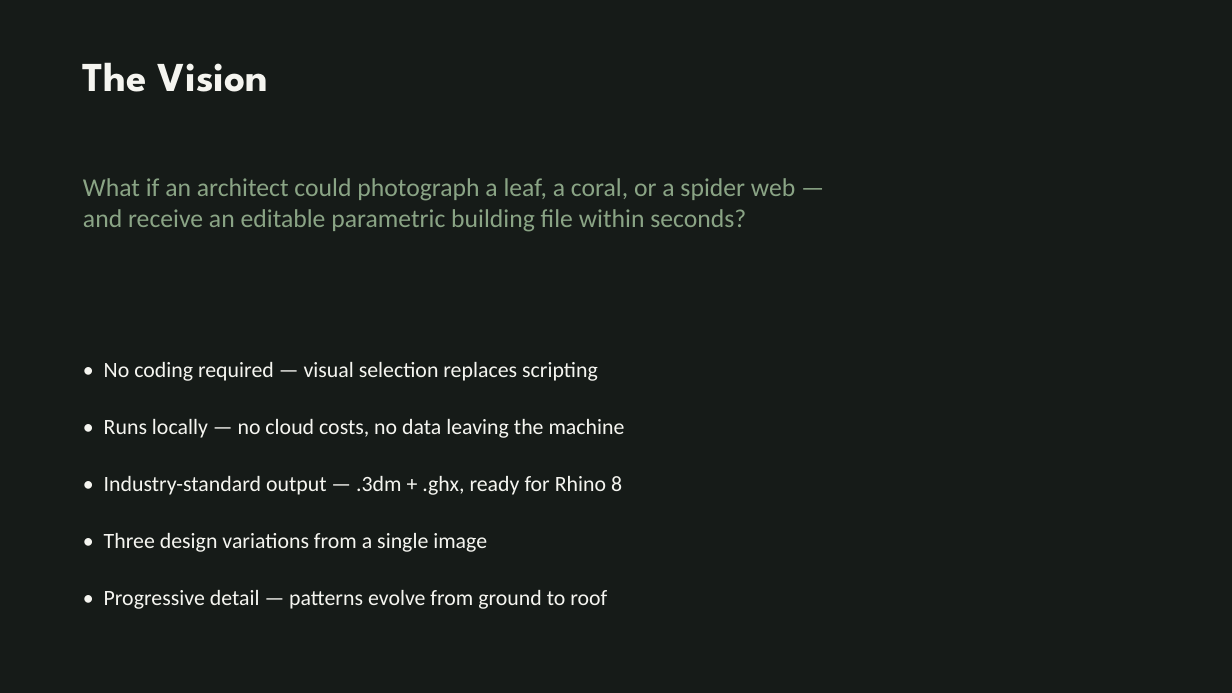
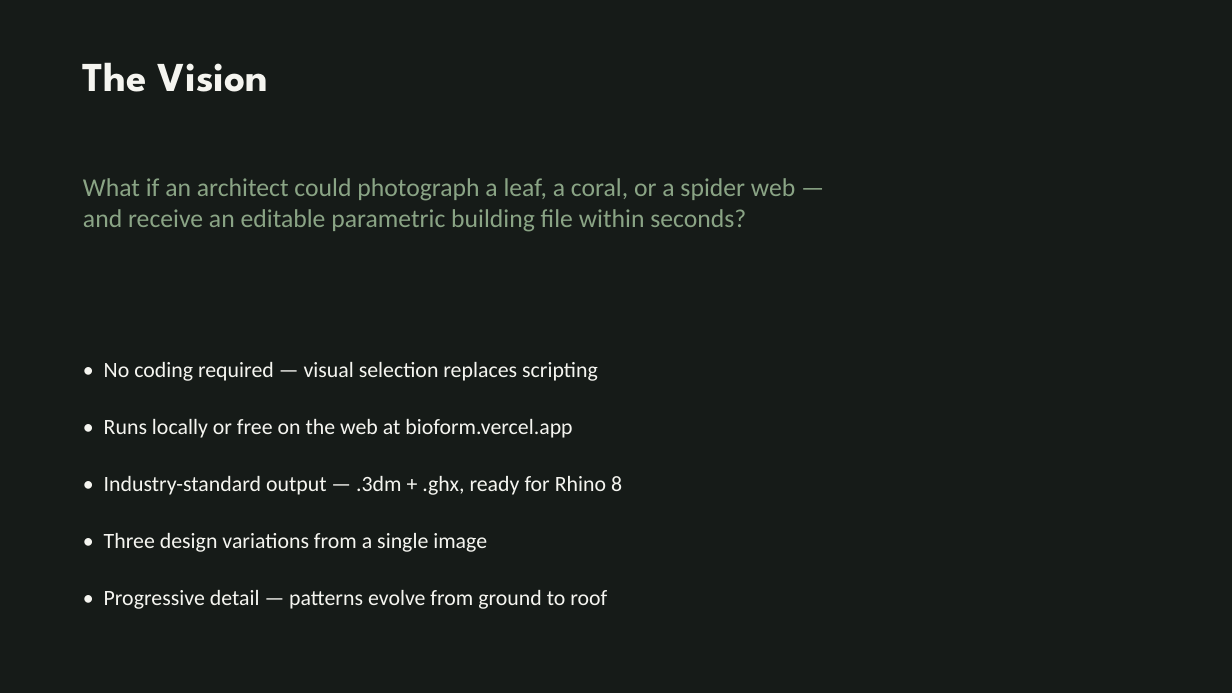
Before and after one commit to aronsohgw/bioform, a slide deck: slide 5 of docs/BioForm_Presentation.pptx. Drawn at 1232x693 pixels with LibreOffice and Linux fonts; fonts in the diff are those of the drawing. Boxes give left, top, right and bottom in pixels: in the first picture for what was removed or moved away, otherwise in the second. Text is boxed around its words. In the diff, an @@ line names an element or a change of style, - is before the commit and + after.

```diff
--- a/docs/BioForm_Presentation.pptx
+++ b/docs/BioForm_Presentation.pptx
@@ text at <box>104,419,572,438</box>: text changed @@
-• Runs locally — no cloud costs, no data leaving the machine
+• Runs locally or free on the web at bioform.vercel.app
```
Also in this commit, not shown: 3 other slides changed, 2 other files.
